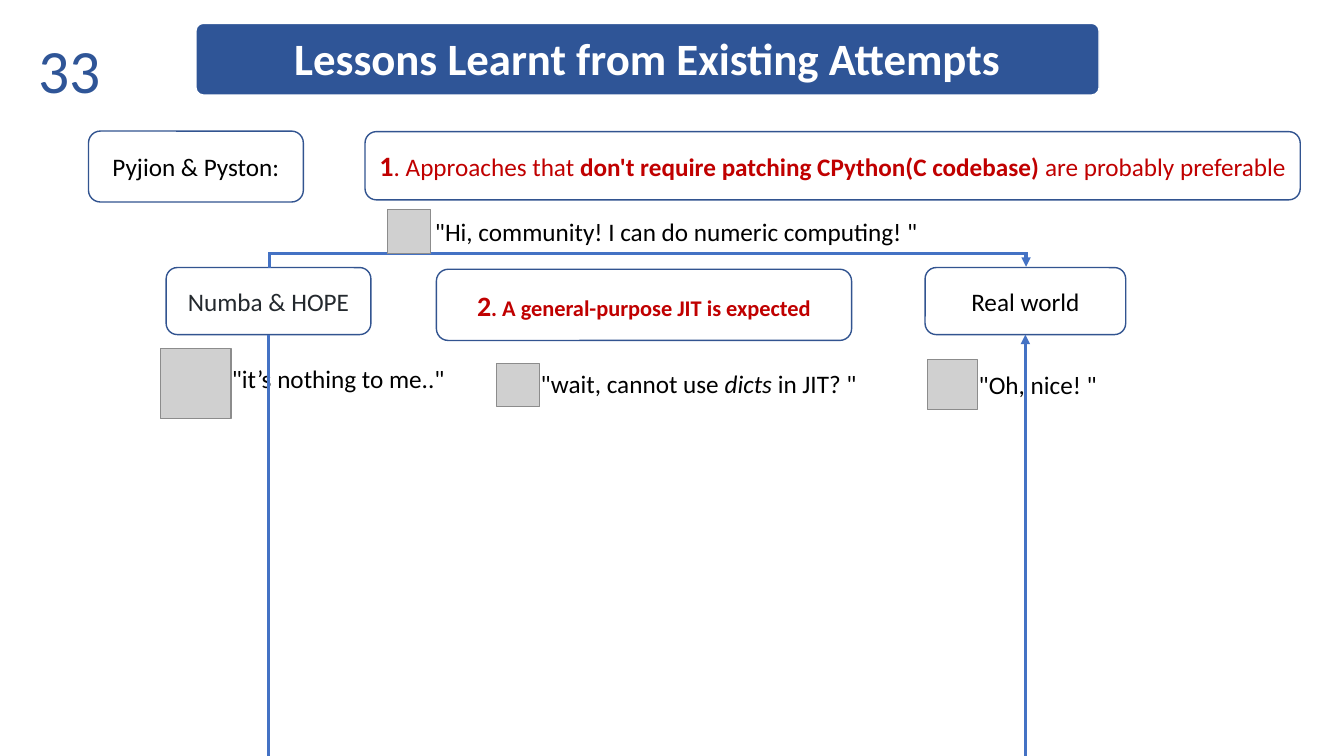
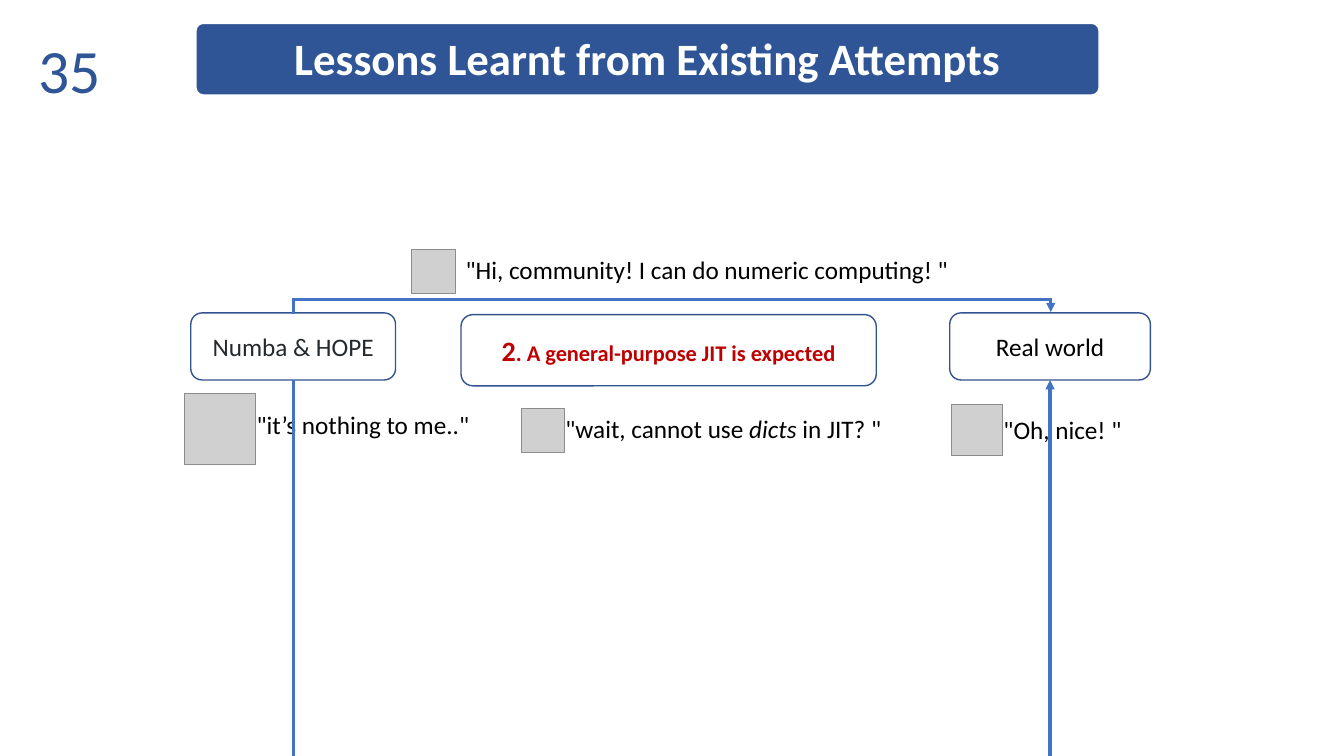
Before and after one commit to thautwarm/diojit, a slide deck: slide 35 of docs/Taine.pptx (slide 33 before the commit). Drawn at 1344x756 pixels with LibreOffice and Linux fonts; fonts in the diff are those of the drawing; grey boxes stand for pictures; background and template pictures are left out. Boxes give left, top, right and bottom in pixels: in the first picture for what was removed or moved away, otherwise in the second. Text is boxed around its words. In the diff, an @@ line names an element or a change of style, - is before the commit and + after.

```diff
--- a/docs/Taine.pptx
+++ b/docs/Taine.pptx
@@ page number at box(38, 53, 100, 94): text changed @@
-33
+35
@@ rounded rectangle removed at box(89, 131, 303, 202) @@
-Pyjion & Pyston:
@@ rounded rectangle removed at box(365, 132, 1301, 201) @@
-1. Approaches that don't require patching CPython(C codebase) are probably preferable
@@ picture: place and size @@
-picture at box(387, 210, 431, 253)
+picture at box(412, 249, 456, 292)
@@ text ""Hi, community! I can do ...": place and size @@
-text ""Hi, community! I can do ..." at box(435, 223, 902, 246)
+text ""Hi, community! I can do ..." at box(466, 261, 932, 284)
@@ 3 pictures, 3 rounded rectangles, 3 texts, 2 elbow arrows: place and size @@
-3 pictures, 3 rounded rectangles, 3 texts, 2 elbow arrows at box(160, 254, 1126, 418)
+3 pictures, 3 rounded rectangles, 3 texts, 2 elbow arrows at box(185, 299, 1150, 464)
```
Also in this commit, not shown: 20 other slides changed, 3 slides added, 1 other file.
